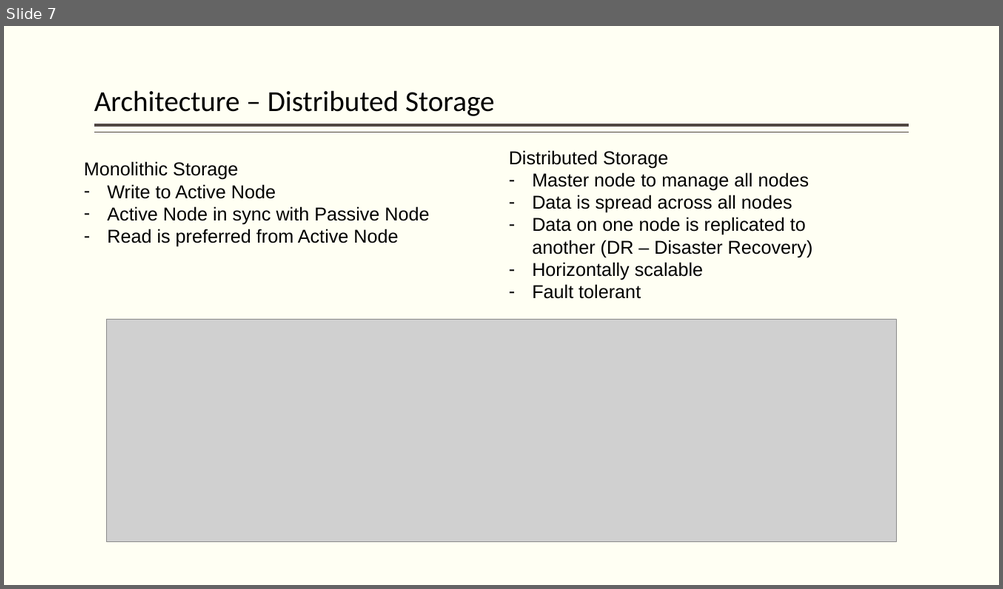
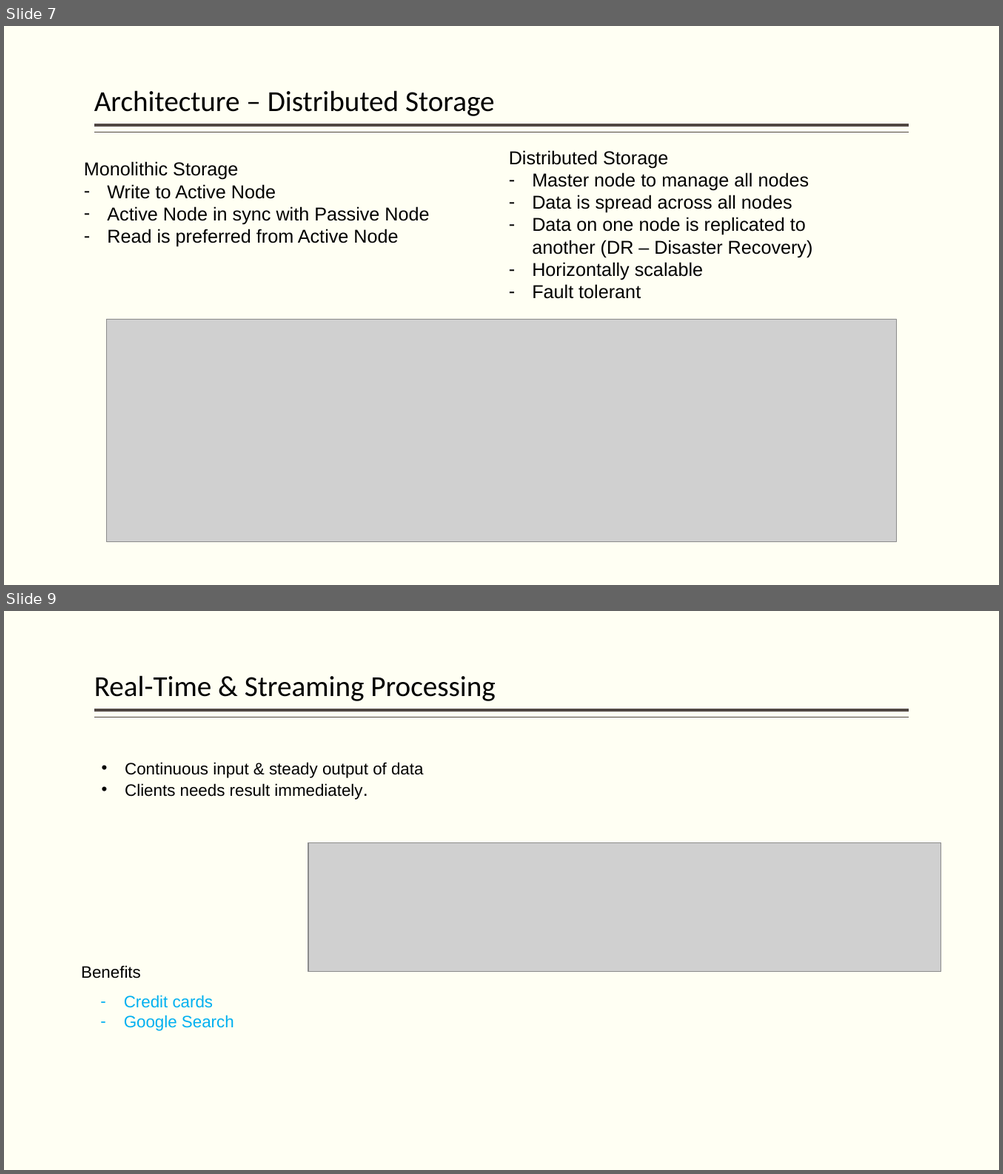
Before and after one commit to hpccsystems-solutions-lab/NCF-2021, a slide deck: BigData-ECL-NCF2021.pptx. Shown one above the other, each under a label of ours: slide 7 before the commit, slides 7 and 9 after it; the slides between them are not shown. The pictures are 1003x589 and 1003x1174 pixels, drawn with LibreOffice and Linux fonts; fonts in the diff are those of the drawing; grey boxes stand for pictures. Boxes give left, top, right and bottom in pixels: in the first picture for what was removed or moved away, otherwise in the second. Text is boxed around its words. In the diff, an @@ line names an element or a change of style, - is before the commit and + after.

```diff
--- a/BigData-ECL-NCF2021.pptx
+++ b/BigData-ECL-NCF2021.pptx
@@ slide 9 added at bbox=[4, 611, 999, 1170], background #FFFFF3; not listed: 2 template elements that a slide beside it also shows @@
@@ title added at bbox=[94, 675, 495, 701], 28 pt, text #000000 @@
+Real-Time & Streaming Processing
@@ text added at bbox=[125, 762, 423, 800], 16 pt, text #000000 @@
+• Continuous input & steady output of data
+• Clients needs result immediately.
@@ picture added at bbox=[308, 843, 941, 972] @@
@@ text added at bbox=[81, 965, 141, 979], 16 pt, text #000000 @@
+Benefits
@@ text added at bbox=[124, 995, 234, 1031], 16 pt, text #00B0F0 @@
+– Credit cards
+– Google Search
```
Also in this commit, not shown: 6 other slides added, 1 other file.
